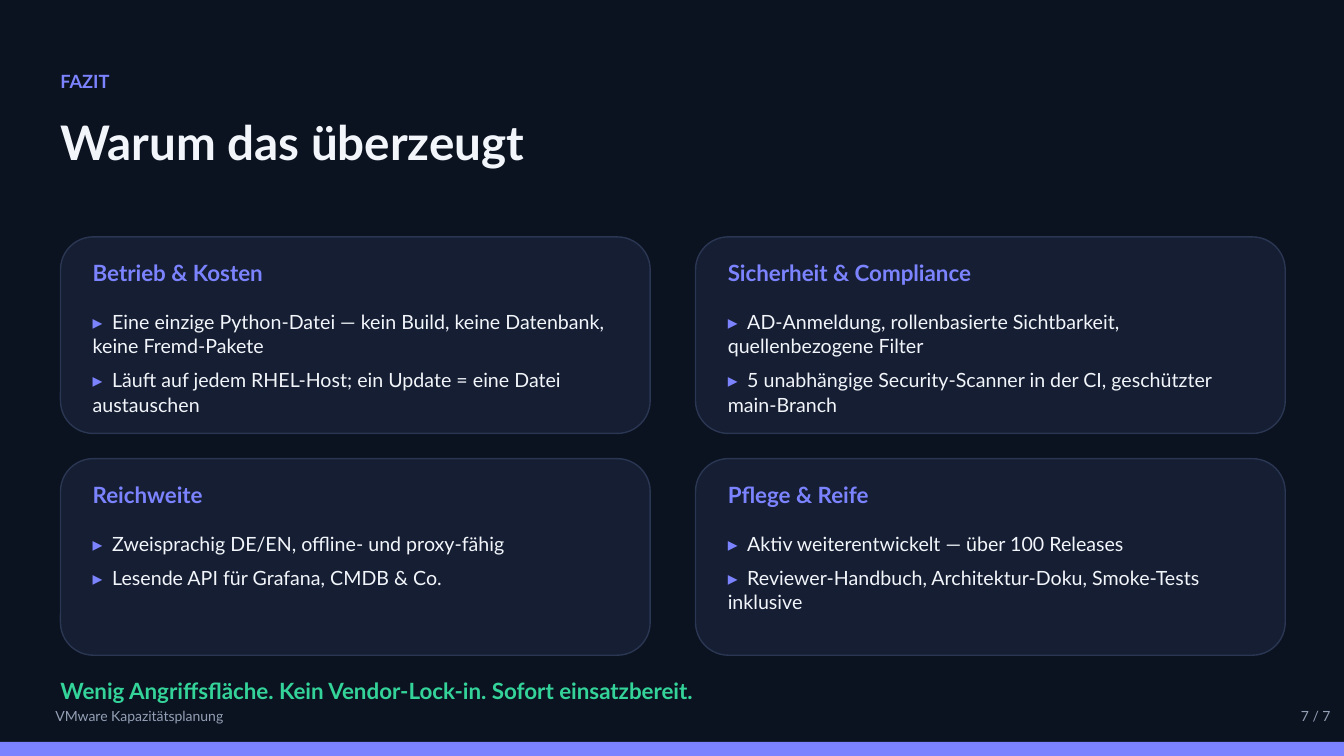
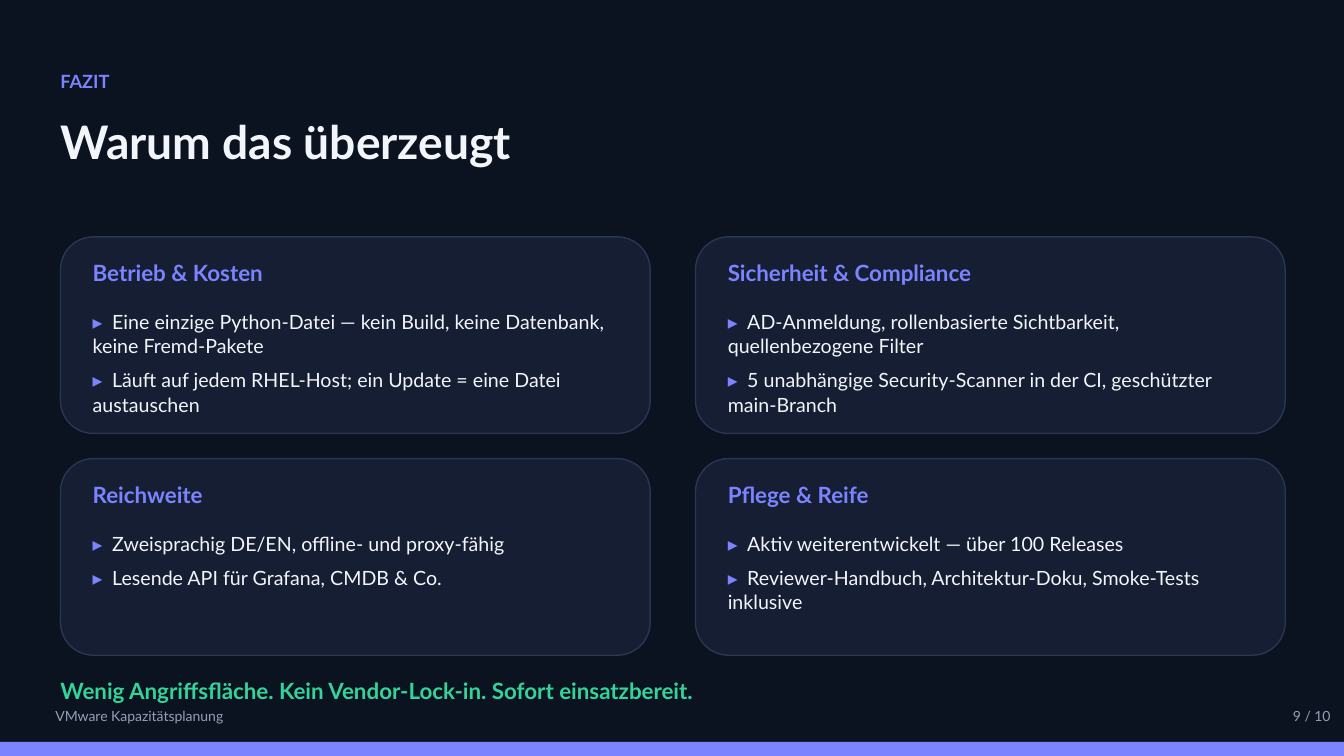
Before and after one commit to marcobockelbrink/vmware, a slide deck: slide 9 of docs/praesentation/VMware-Kapazitaetsplanung.pptx (slide 7 before the commit). Drawn at 1344x756 pixels with LibreOffice and Linux fonts; fonts in the diff are those of the drawing. Boxes give left, top, right and bottom in pixels: in the first picture for what was removed or moved away, otherwise in the second. Text is boxed around its words. In the diff, an @@ line names an element or a change of style, - is before the commit and + after.

```diff
--- a/docs/praesentation/VMware-Kapazitaetsplanung.pptx
+++ b/docs/praesentation/VMware-Kapazitaetsplanung.pptx
@@ text "Warum das überzeugt" at (x1=60, y1=124, x2=511, y2=167): size 34 to 33 pt @@
@@ text at (x1=1293, y1=711, x2=1330, y2=721): text changed @@
-7 / 7
+9 / 10
```
Also in this commit, not shown: 6 other slides changed, 3 slides added, 5 other files.
